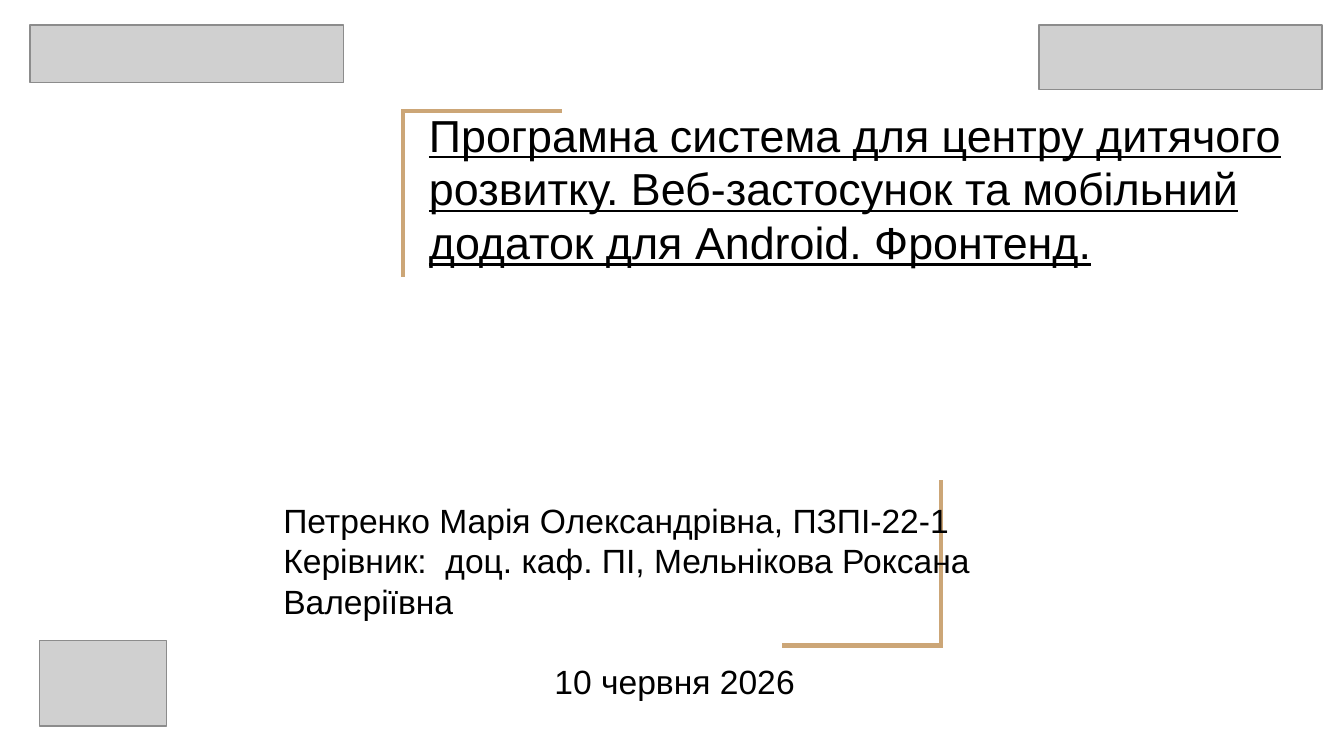
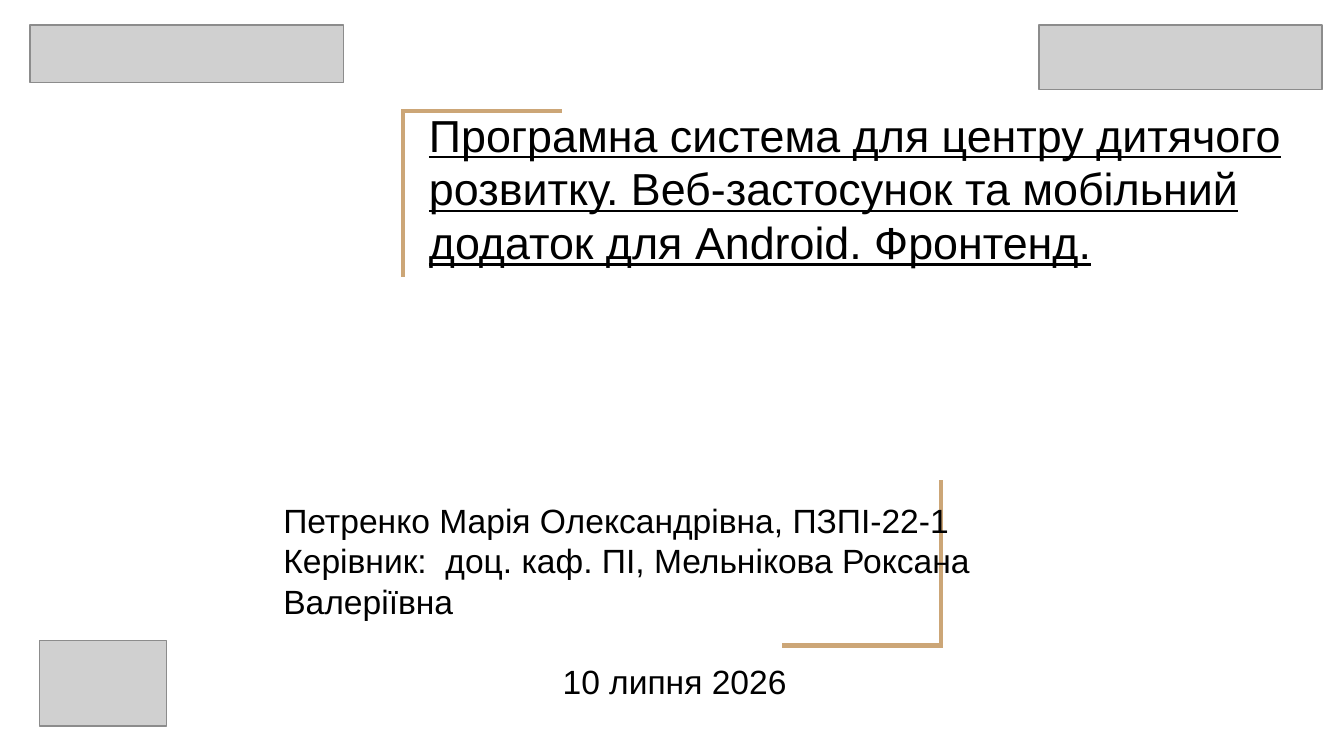
Before and after one commit to NurePetrenkoMariia/2026_B_PI_PZPI-22-1_Petrenko_M_O, a slide deck: slide 1 of 2026_Б_ПІ_ПЗПІ-22-1_Петренко_М_О.pptx. Drawn at 1344x756 pixels with LibreOffice and Linux fonts; fonts in the diff are those of the drawing; grey boxes stand for pictures. Boxes give left, top, right and bottom in pixels: in the first picture for what was removed or moved away, otherwise in the second. Text is boxed around its words. In the diff, an @@ line names an element or a change of style, - is before the commit and + after.

Commit message:
fixes

```diff
--- a/2026_Б_ПІ_ПЗПІ-22-1_Петренко_М_О.pptx
+++ b/2026_Б_ПІ_ПЗПІ-22-1_Петренко_М_О.pptx
@@ subtitle at bbox=[563, 670, 787, 695]: text changed @@
-10 червня 2026
+10 липня 2026
```
